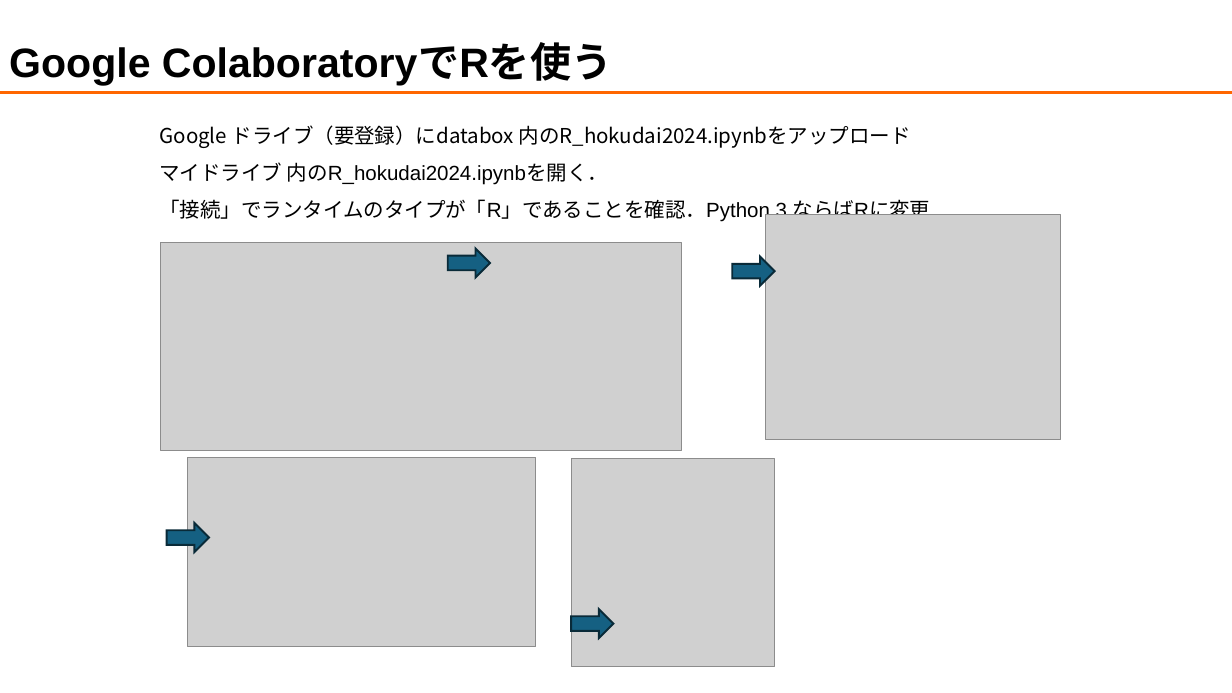
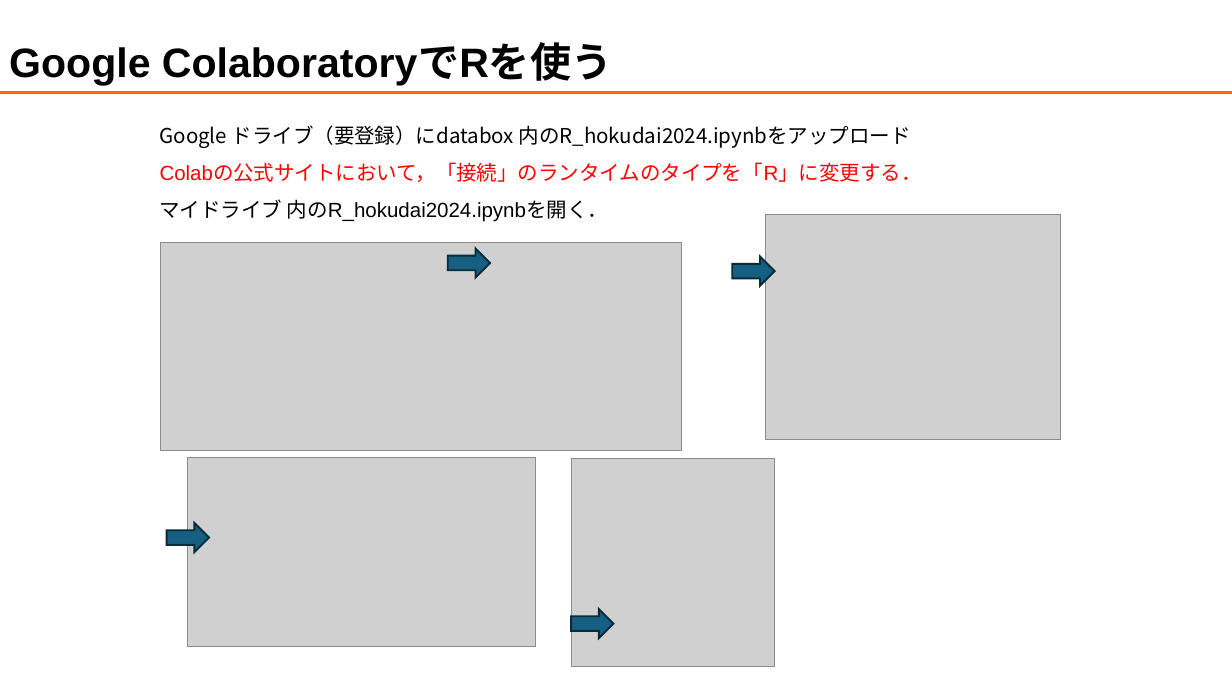
Before and after one commit to tatsuruikeda/databox, a slide deck: slide 2 of R_in_GoogleColab.pptx. Drawn at 1232x693 pixels with LibreOffice and Linux fonts; fonts in the diff are those of the drawing; grey boxes stand for pictures; background and template pictures are left out. Boxes give left, top, right and bottom in pixels: in the first picture for what was removed or moved away, otherwise in the second. Text is boxed around its words. In the diff, an @@ line names an element or a change of style, - is before the commit and + after.

```diff
--- a/R_in_GoogleColab.pptx
+++ b/R_in_GoogleColab.pptx
@@ text at bbox=[160, 164, 922, 182]: paragraph added @@
+Colabの公式サイトにおいて，「接続」のランタイムのタイプを「R」に変更する．
@@ text at bbox=[160, 197, 931, 223]: paragraph removed @@
-「接続」でランタイムのタイプが「R」であることを確認．Python 3 ならばRに変更
```
Also in this commit, not shown: 1 other slide changed, 1 other file.
